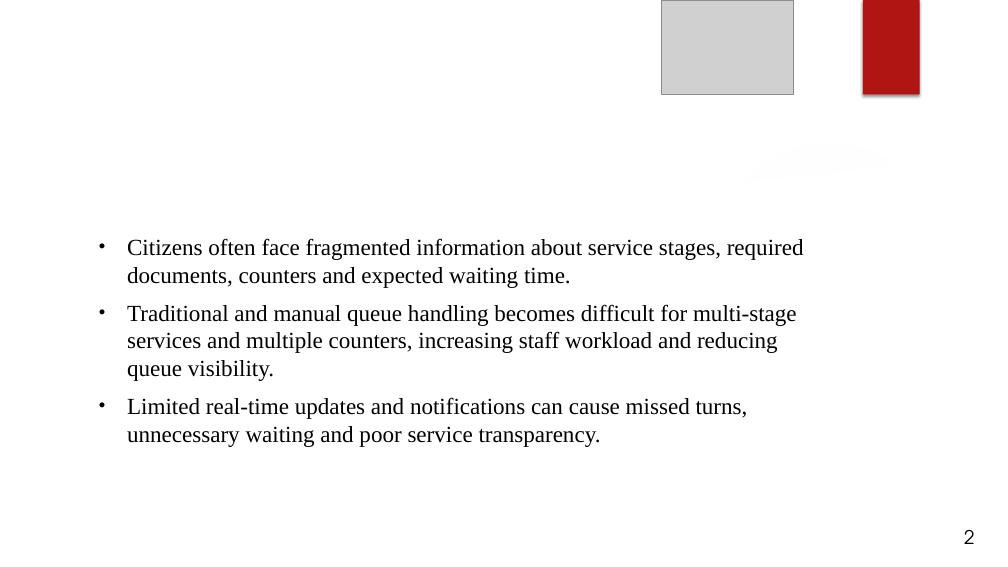
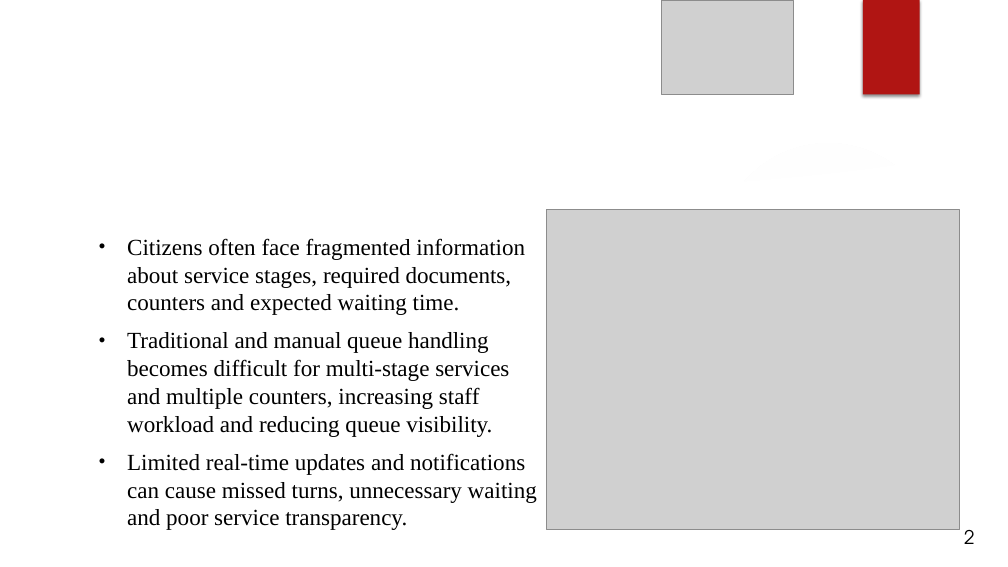
Before and after one commit to Sinmbf/College-Works, a slide deck: slide 2 of BIM_Presentation/6th Semester/IT Project/Presentation Slide/Queue and Service Flow Management (Mid defence).pptx. Drawn at 1008x567 pixels with LibreOffice and Linux fonts; fonts in the diff are those of the drawing; grey boxes stand for pictures; background and template pictures are left out. Boxes give left, top, right and bottom in pixels: in the first picture for what was removed or moved away, otherwise in the second. Text is boxed around its words. In the diff, an @@ line names an element or a change of style, - is before the commit and + after.

```diff
--- a/BIM_Presentation/6th Semester/IT Project/Presentation Slide/Queue and Service Flow Management (Mid defence).pptx
+++ b/BIM_Presentation/6th Semester/IT Project/Presentation Slide/Queue and Service Flow Management (Mid defence).pptx
@@ picture added at [546, 209, 959, 529] @@
@@ text "Citizens often face fragmented information ..." rewrapped from [127, 238, 804, 447] to [127, 238, 537, 530] @@
```
Also in this commit, not shown: 2 other slides changed, 7 other files.
